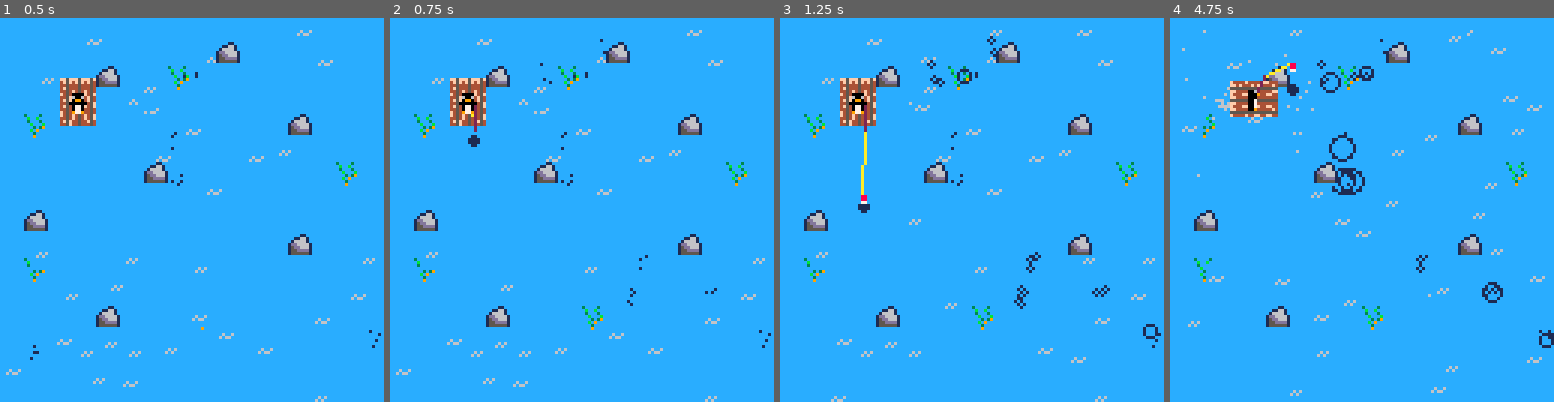
Above: before the commit, frames 1-4 (left to right).
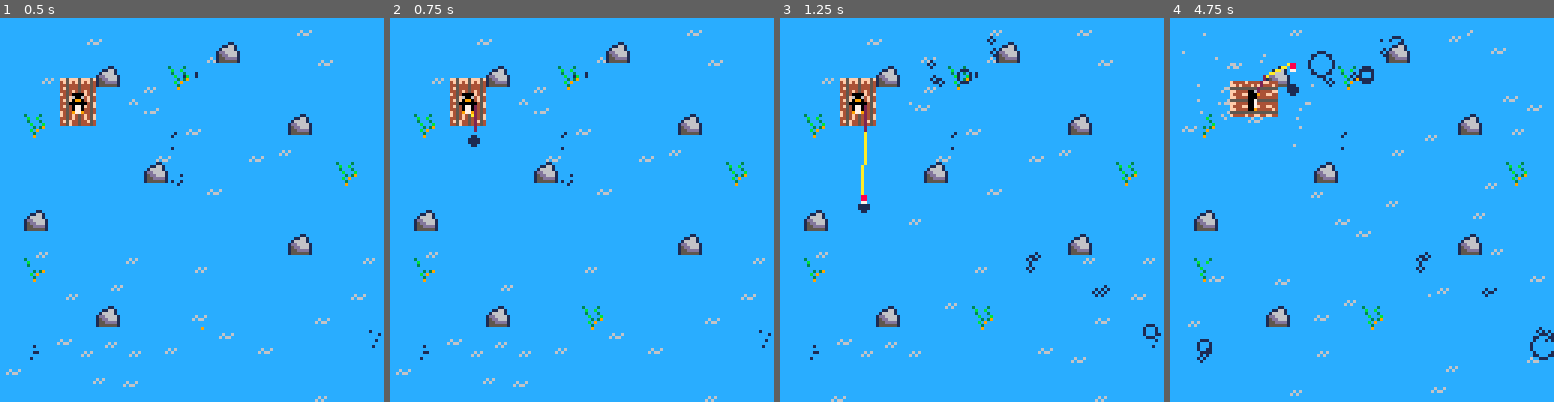
Above: after the commit, the same moments.

Repository: camirmas/carts
Game: PICO-8 cartridge projects/jam.p8
Same seed, same stepped clock (60 frames per second), same inputs: the game is played once before the commit and once after it.
Inputs:
- Up to frame 1 (0.5 s): tap X (X key) at 0.33 s
- Up to frame 2 (0.75 s): tap O (Z key) at 0.7 s
- Up to frame 3 (1.25 s): tap X (X key) at 1.07 s
- Up to frame 4 (4.75 s): hold Right 1.6-2.1 s; tap O (Z key) every 0.4 s from 1.7 to 4.5 s; tap X (X key) at 1.85, 2.97, 4.08 s; hold Up 2.15-2.42 s; hold Right 2.47-3.03 s; hold Left 3.08-3.58 s; hold Down 3.63-3.97 s; hold Right 4.02-4.68 s; hold Up from 4.73 s (still down)

Frame 1 is identical in both runs. In frame 2, 0.1% of the frame differs, in the area x 7-86%, y 5-90%; in frame 3, 0.1%; in frame 4, 1.6%, in the area x 3-100%, y 3-90%.

Commit message:
Implement fishing mechanics

Diff:
--- a/projects/jam.p8
+++ b/projects/jam.p8
@@ -13,12 +13,15 @@
 k_X = 5
 k_rock = 19
 k_hook = 11 -- soon to have more
+k_alert = 33
 
 g = 1 -- gravity
 
 n_waves = 10
 n_waves_max = 30
 n_fishing_spots = 5
+
+t_bite_max = 5 * 30 -- max sec to wait before a bite
 
 fishing_spots = {}
 waves = {}
@@ -52,7 +55,6 @@
 end
 
 function create_boat_particles(spd)
-	-- debug = "speed: " .. spd
 	local x, y
 	local vx, vy
 	if player.cast_dir.x == 1 then
@@ -116,19 +118,39 @@
 	for i=1,n_fishing_spots do
 		x = flr(rnd(128))
 		y = flr(rnd(128))
+		local lifetime = rnd(30 * 20)
 
 		local spot = {
 			x = x,
 			y = y,
 			hitbox = {x=-8, y=-8, w=16, h=16},
-			lifetime = rnd(30 * 20), -- sec @ 30fps
-			t = 0, -- time alive
+			t = lifetime, -- time remaining
+			t_bite = 0,
+			bite = false,
 			bubbles = {},
 
+			set_hook = function(self, hook)
+				self.bite = false
+				self.hook = hook
+				self.t_bite = min(rnd(t_bite_max), self.t)
+			end,
+
 			update = function(self)
-				self.t = self.t + 1
-
-				if (self.t >= self.lifetime) del(fishing_spots, self)
+				self.t = self.t - 1
+
+				if self.hook ~= nil then
+					if self.t_bite > 0 then
+						self.t_bite = self.t_bite - 1
+					elseif not self.hook.bite then
+						self.hook.bite = true
+						self.hook.bite_start = time()
+					end
+				end
+
+				if (self.t <= 0) then
+					self.hook = nil
+					del(fishing_spots, self)
+				end
 
 				for bubble in all(self.bubbles) do
 					bubble:update()
@@ -250,7 +272,34 @@
 		z = 15,
 		k = k_hook,
 		splash = nil,
-		in_spot = false,
+		spot = nil,
+		bite_start = nil,
+		bite = false,
+		caught = nil,
+
+		retrieve = function(self)
+			if self.bite then
+				-- check fish catch
+				local dt = time() - self.bite_start
+
+				if dt < .34 then
+					if rnd() > .5 then
+						self.caught = "rare"
+					else
+						self.caught = "common"
+					end
+				elseif dt < .68 then
+					self.caught = "common"
+				else
+					self.bite = false
+					self.spot:set_hook(self)
+				end
+
+				self.bite = false
+			end
+
+			self.spot = nil
+		end,
 
 		update = function(self)
 			local z = self.z - g
@@ -274,19 +323,37 @@
 
 				if (self.dir.x ~= dx) self.x = self.x + dx
 				if (self.dir.y ~= dy) self.y = self.y + dy
-
-				-- check if within a fishing spot
-
-				for spot in all(fishing_spots) do
-					if self:collide(spot, 0, 0) then
-						self.in_spot = true
-					end
-				end
 			else
 				if self.splash == nil then
 					self.splash = create_splash(self.x, self.y)
 				else
 					self.splash:update()
+				end
+
+				-- check if within a fishing spot
+				local spot_found
+				for spot in all(fishing_spots) do
+					if self:collide(spot, 0, 0) then
+						spot_found = spot
+					end
+				end
+
+				if spot_found ~= nil then
+					if self.spot == nil then
+						self.spot = spot_found
+						self.spot:set_hook(self)
+					end
+				end
+
+				if self.bite then
+					local dt = time() - self.bite_start
+					-- debug = "dt: " .. dt
+
+					if dt > 0.68 then
+						debug = "Missed!"
+						self.bite = false
+						self.spot:set_hook(self)
+					end
 				end
 			end
 		end,
@@ -345,7 +412,7 @@
 		max_spd = 1,
 		hook = nil,
 		casting = false,
-		retrieving = false,
+		backpack = {},
 
 		get_spr_location = function(self)
 			local px = self.x + self.hitbox.w / 2 - 4
@@ -409,10 +476,14 @@
 		end,
 
 		retrieve = function(self)
+			self.hook:retrieve()
+			-- check fishing
+			if self.hook.caught then
+				add(self.backpack, self.hook.caught)
+			end
+
 			self.casting = false
 			self.hook = nil
-
-			-- check fishing
 		end,
 
 		update = function(self)
@@ -492,6 +563,10 @@
 			palt(0, true)
 			palt(11, false)
 
+			-- draw fishing bite alert
+			if self.hook ~= nil and self.hook.spot ~= nil and self.hook.bite then
+				spr(k_alert, p.x + 2, p.y - 4)
+			end
 
 			-- draw hitbox (debug)
 			draw_hitbox(self)
@@ -555,6 +630,8 @@
 	},
 	game = {
 		_update = function()
+			debug = ""
+
 			-- debug = "" .. #boat_particles
 			player:update()
 
@@ -605,6 +682,10 @@
 			end
 
 			player:draw()
+
+			if #player.backpack > 0 then
+				debug = "caught: " .. player.backpack[#player.backpack]
+			end
 
 			print(debug, (128-#debug*4)/2, 12*8)
 		end
@@ -653,12 +734,12 @@
 00000000ccccccccc6c66ccc155dddd1ccbc9ccc0000000000000000445444544454000000000000000000000001100000000000000000000000000000000000
 00000000cccccccccccccccc15555551ccc3cccc00000000000000004f5f4f5f4f54000000000000000000000000000000000000000000000000000000000000
 00000000ccccccccccccccccccccccccccc9cccc0000000000000000ff5fff5fff5f000000000000000000000000000000000000000000000000000000000000
-00000000555000000000000000000000000000000000000000000000000000000000000000000000000000000000000000000000000000000000000000000000
-00000000595000000000000000000000000000000000000000000000000000000000000000000000000000000000000000000000000000000000000000000000
-1c01cc70595000000000000000000000000000000000000000000000000000000000000000000000000000000000000000000000000000000000000000000000
-01ccccdc595000000000000000000000000000000000000000000000000000000000000000000000000000000000000000000000000000000000000000000000
-01cccccc555000000000000000000000000000000000000000000000000000000000000000000000000000000000000000000000000000000000000000000000
-1c01ccc0595000000000000000000000000000000000000000000000000000000000000000000000000000000000000000000000000000000000000000000000
+00000000555000000090090080900908000000000000000000000000000000000000000000000000000000000000000000000000000000000000000000000000
+00000000595000008080080880800808000000000000000000000000000000000000000000000000000000000000000000000000000000000000000000000000
+1c01cc70595000008088880888888888000000000000000000000000000000000000000000000000000000000000000000000000000000000000000000000000
+01ccccdc59500000088ee880008ee800000000000000000000000000000000000000000000000000000000000000000000000000000000000000000000000000
+01cccccc555000008088880808888880000000000000000000000000000000000000000000000000000000000000000000000000000000000000000000000000
+1c01ccc0595000000800008080800808000000000000000000000000000000000000000000000000000000000000000000000000000000000000000000000000
 00000000555000000000000000000000000000000000000000000000000000000000000000000000000000000000000000000000000000000000000000000000
 __gff__
 0000000000000000000000000000000000000001000000000000000000000000000000000000000000000000000000000000000000000000000000000000000000000000000000000000000000000000000000000000000000000000000000000000000000000000000000000000000000000000000000000000000000000000
